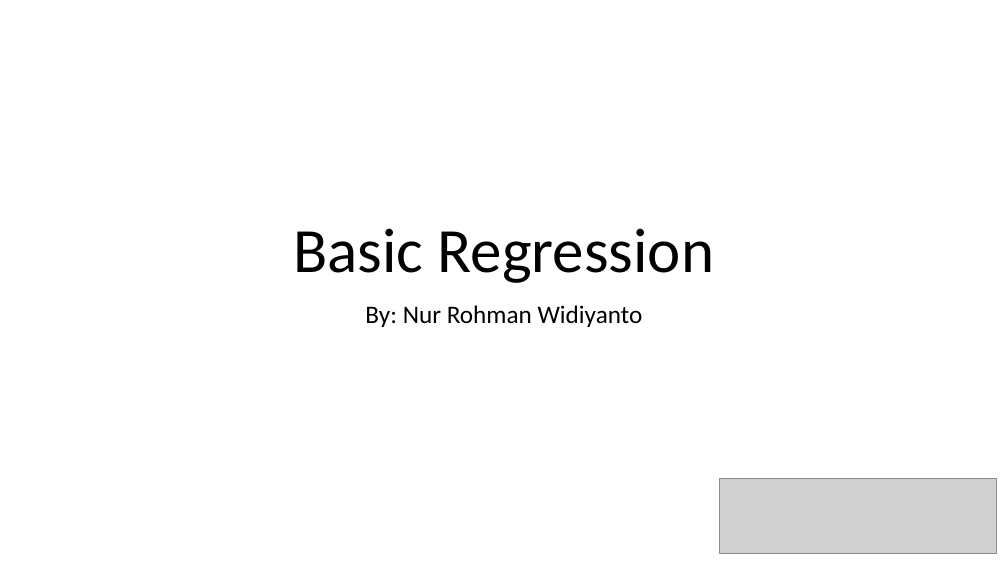
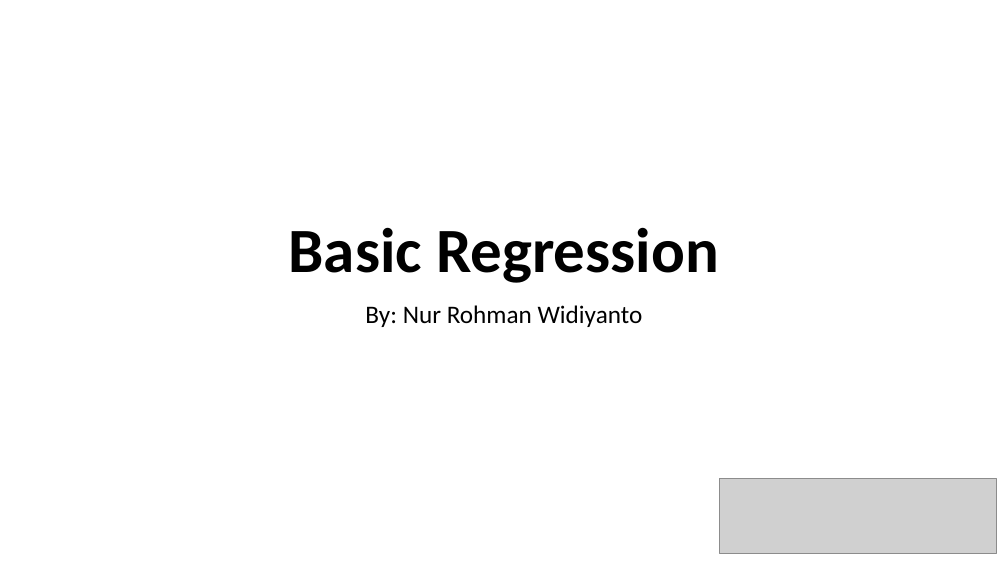
Before and after one commit to rohwid/basic-ai-training-ieee-its-sub, a slide deck: slide 1 of 2_basic_regression.pptx. Drawn at 1008x567 pixels with LibreOffice and Linux fonts; fonts in the diff are those of the drawing; grey boxes stand for pictures. Boxes give left, top, right and bottom in pixels: in the first picture for what was removed or moved away, otherwise in the second. Text is boxed around its words. In the diff, an @@ line names an element or a change of style, - is before the commit and + after.

```diff
--- a/2_basic_regression.pptx
+++ b/2_basic_regression.pptx
@@ title "Basic Regression" at bbox=[289, 227, 719, 283]: bold on @@
```
Also in this commit, not shown: 6 other slides changed, 5 other files.
